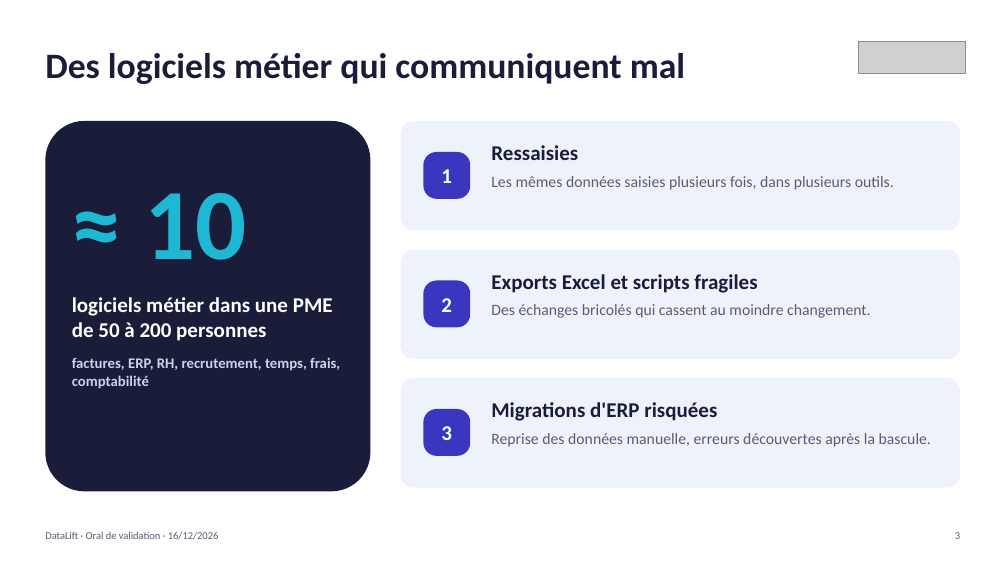
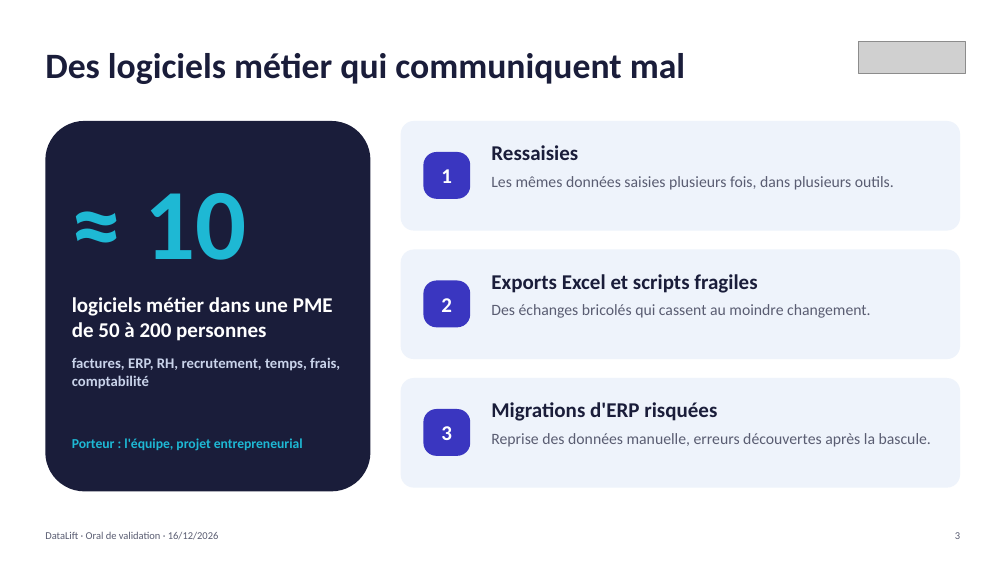
Before and after one commit to youcefaddou/datalift-modules, a slide deck: slide 3 of docs/oral/DataLift_oral_validation_16-12-2026.pptx. Drawn at 1008x567 pixels with LibreOffice and Linux fonts; fonts in the diff are those of the drawing; grey boxes stand for pictures. Boxes give left, top, right and bottom in pixels: in the first picture for what was removed or moved away, otherwise in the second. Text is boxed around its words. In the diff, an @@ line names an element or a change of style, - is before the commit and + after.

```diff
--- a/docs/oral/DataLift_oral_validation_16-12-2026.pptx
+++ b/docs/oral/DataLift_oral_validation_16-12-2026.pptx
@@ text added at (72,438,303,450), 13 pt, text #1EB8D4, bold @@
+Porteur : l'équipe, projet entrepreneurial
```
Also in this commit, not shown: 1 other slide changed, 1 other file.
